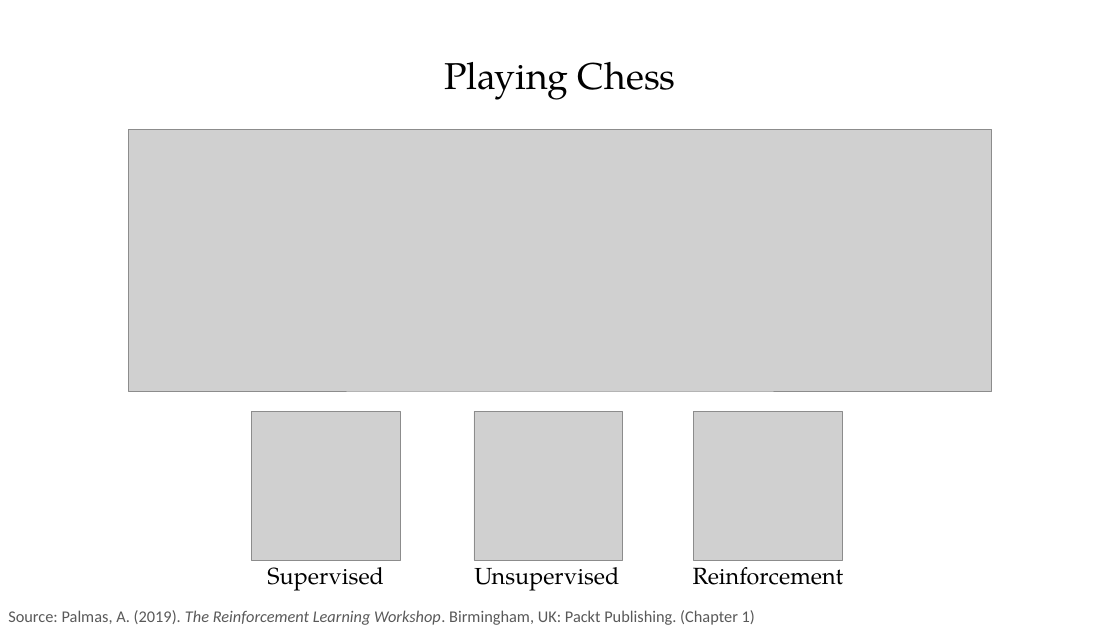
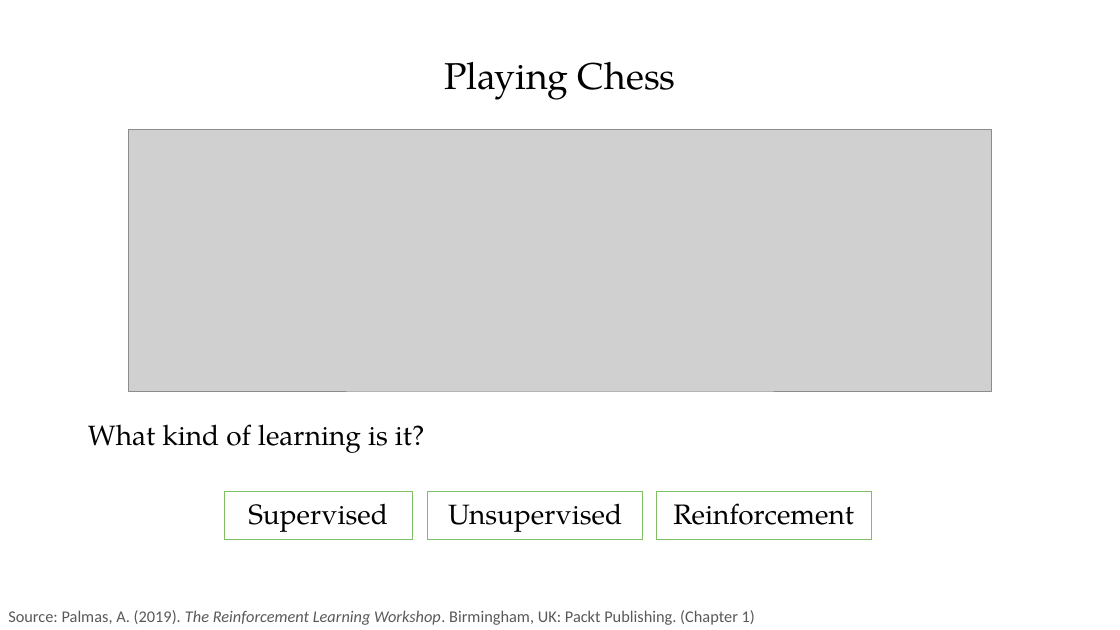
Before and after one commit to PracticumAI/what_is_ai, a slide deck: slide 16 of presentations/03_systems.pptx (slide 15 before the commit). Drawn at 1120x630 pixels with LibreOffice and Linux fonts; fonts in the diff are those of the drawing; grey boxes stand for pictures. Boxes give left, top, right and bottom in pixels: in the first picture for what was removed or moved away, otherwise in the second. Text is boxed around its words. In the diff, an @@ line names an element or a change of style, - is before the commit and + after.

```diff
--- a/presentations/03_systems.pptx
+++ b/presentations/03_systems.pptx
@@ picture removed at (x1=251, y1=412, x2=400, y2=560) @@
@@ picture removed at (x1=474, y1=412, x2=623, y2=560) @@
@@ picture removed at (x1=694, y1=412, x2=843, y2=560) @@
@@ text added at (x1=88, y1=424, x2=425, y2=453), 24 pt, text #000000 @@
+What kind of learning is it?
@@ rectangle "Supervised" resized from (x1=267, y1=559, x2=384, y2=591) to (x1=224, y1=492, x2=413, y2=540) @@
@@ size 20 to 24 pt; outline none to #80BE63 0.75 pt in 3 elements at (x1=224, y1=492, x2=413, y2=540), (x1=656, y1=492, x2=871, y2=540), (x1=428, y1=492, x2=643, y2=540) @@
@@ rectangle "Unsupervised" resized from (x1=474, y1=559, x2=619, y2=591) to (x1=428, y1=492, x2=643, y2=540) @@
@@ rectangle "Reinforcement" resized from (x1=693, y1=559, x2=844, y2=585) to (x1=656, y1=492, x2=871, y2=540) @@
```
Also in this commit, not shown: 5 other slides changed, 1 slide added, 1 slide removed, 2 other files.
